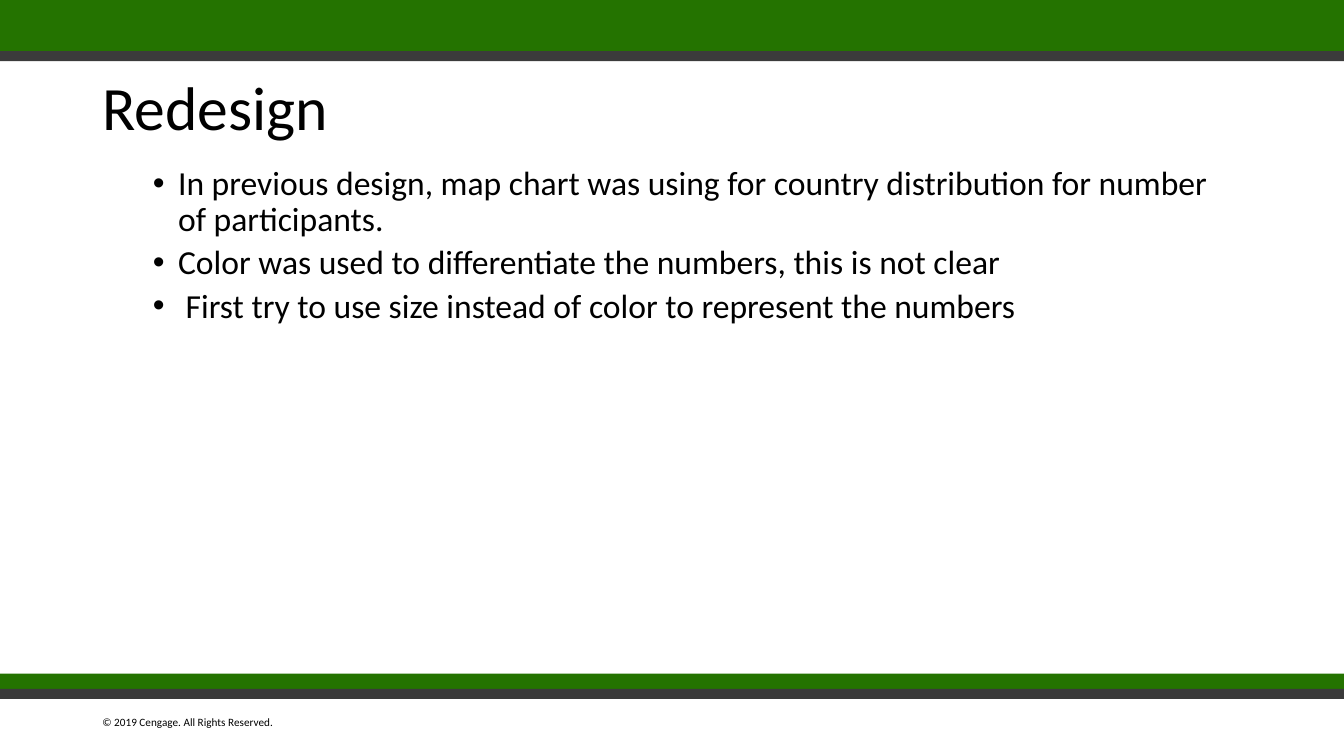
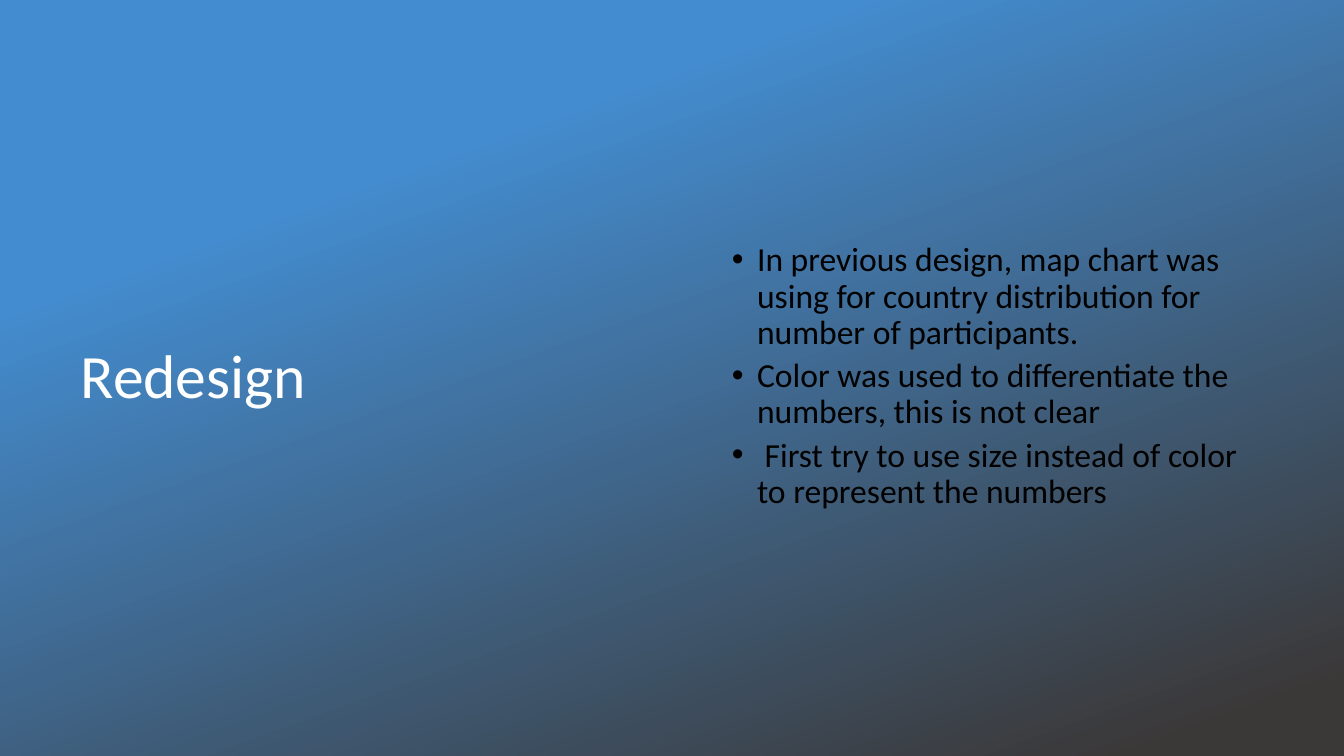
Before and after one commit to billyean/anna, a slide deck: slide 16 of Stackoverflow Programmer's Story.pptx. Drawn at 1344x756 pixels with LibreOffice and Linux fonts; fonts in the diff are those of the drawing; background and template pictures are left out. Boxes give left, top, right and bottom in pixels: in the first picture for what was removed or moved away, otherwise in the second. Text is boxed around its words. In the diff, an @@ line names an element or a change of style, - is before the commit and + after.

Commit message:
Add redesign

```diff
--- a/Stackoverflow Programmer's Story.pptx
+++ b/Stackoverflow Programmer's Story.pptx
@@ rectangle added at box(0, 0, 670, 756), fill #FFFFFF @@
@@ rectangle added at box(0, 0, 1344, 756), fill gradient #438CCF to #3B3838 @@
@@ text "In previous design, map chart ...": place and size @@
-text "In previous design, map chart ..." at box(178, 171, 1207, 324)
+text "In previous design, map chart ..." at box(757, 247, 1237, 509)
@@ text "In previous design, map chart ..." at box(757, 247, 1237, 509): vertical alignment top to middle @@
@@ title "Redesign": place and size @@
-title "Redesign" at box(102, 87, 327, 141)
+title "Redesign" at box(81, 355, 306, 409)
@@ title "Redesign" at box(81, 355, 306, 409): text colour #000000 to #FFFFFF @@
@@ text removed at box(114, 718, 273, 728) @@
-© 2019 Cengage. All Rights Reserved.
```
Also in this commit, not shown: 1 other slide changed.
